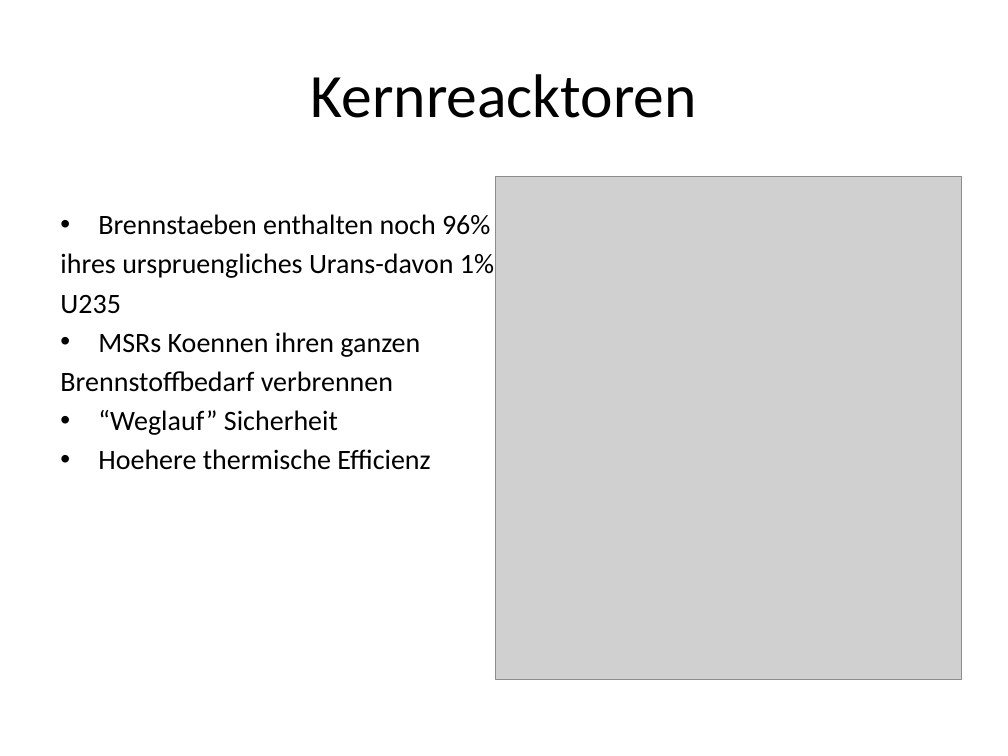
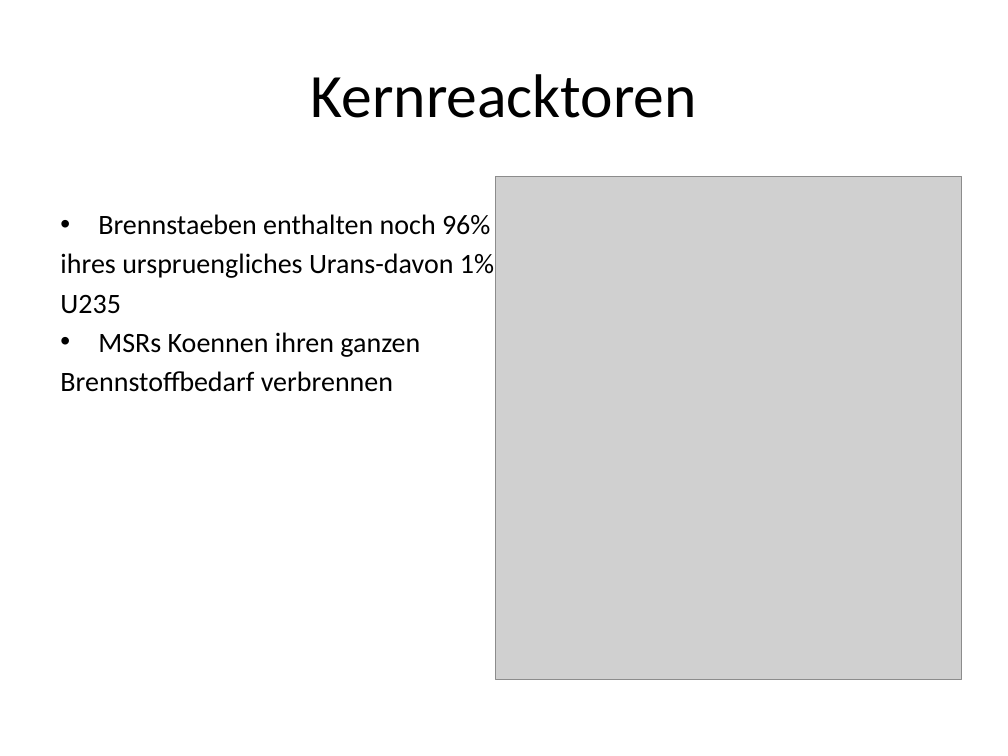
Before and after one commit to EnemyoftheFarmer/Thorium-Presentation, a slide deck: slide 17 of Thorium Reactors.pptx (slide 16 before the commit). Drawn at 1008x756 pixels with LibreOffice and Linux fonts; fonts in the diff are those of the drawing; grey boxes stand for pictures. Boxes give left, top, right and bottom in pixels: in the first picture for what was removed or moved away, otherwise in the second. Text is boxed around its words. In the diff, an @@ line names an element or a change of style, - is before the commit and + after.

```diff
--- a/Thorium Reactors.pptx
+++ b/Thorium Reactors.pptx
@@ text at bbox=[98, 410, 430, 470]: paragraphs removed @@
-• “Weglauf” Sicherheit
-• Hoehere thermische Efficienz
```
Also in this commit, not shown: 2 other slides changed, 4 slides added.
